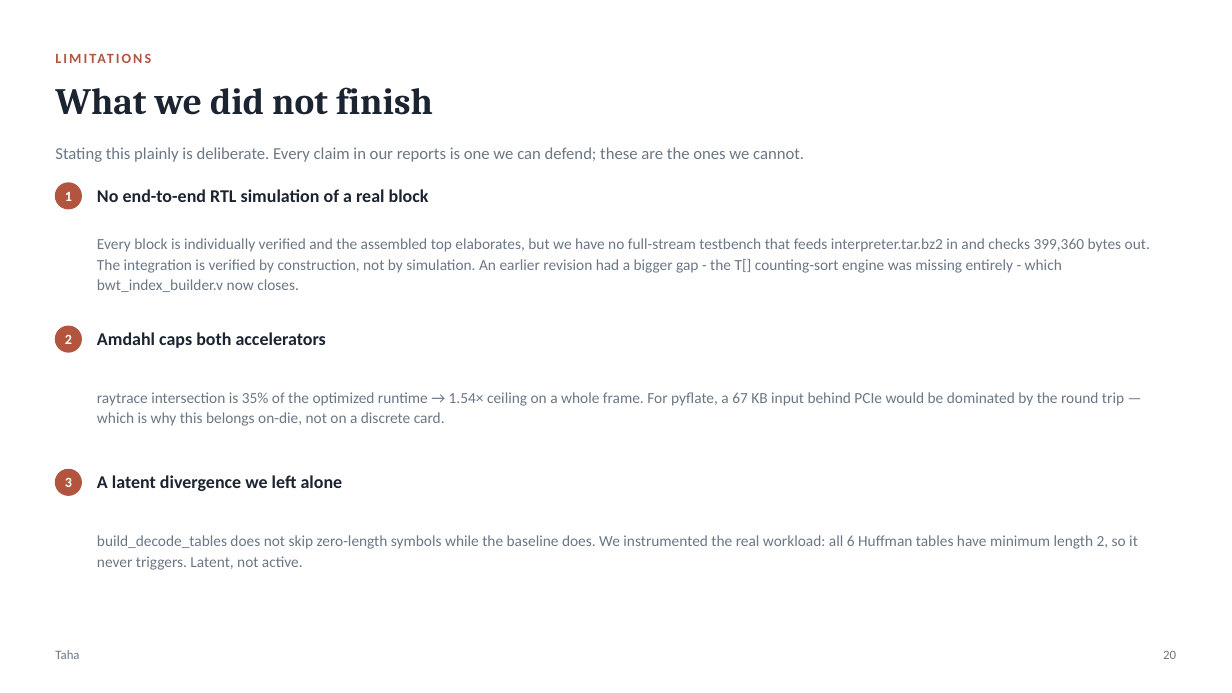
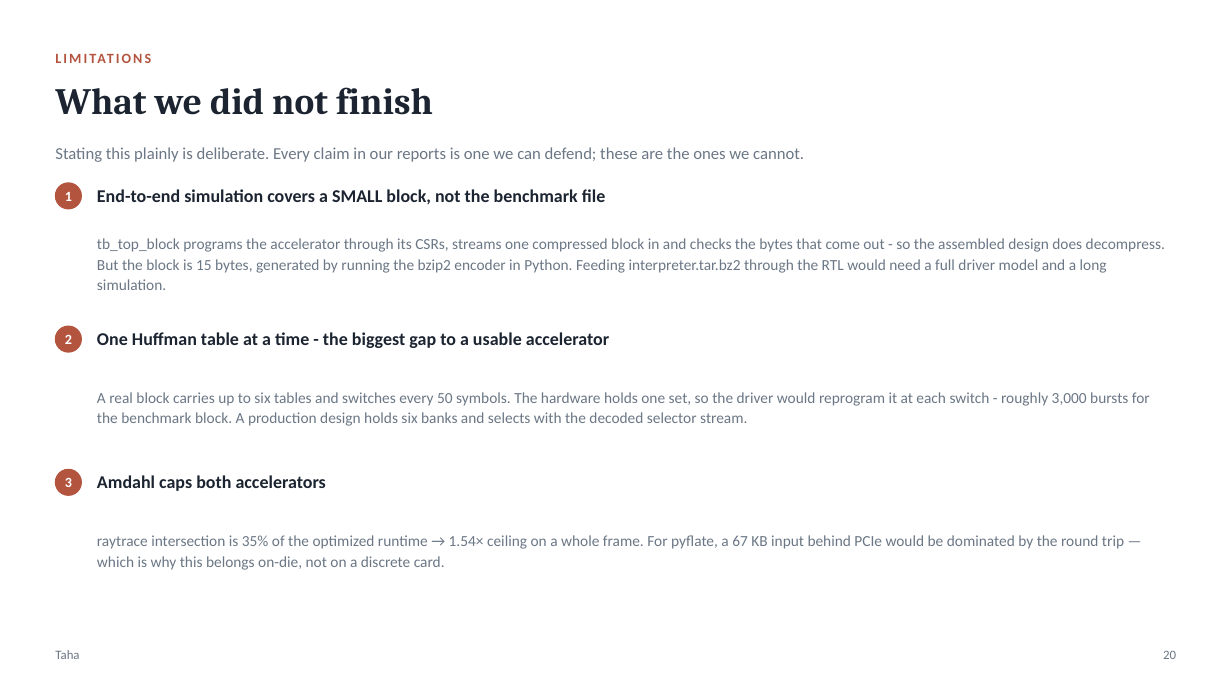
Before and after one commit to taha-tahaa/hwsw-codesign-project, a slide deck: slide 20 of presentation/HWSW_CoDesign_Final_Taha_Lana.pptx. Drawn at 1232x693 pixels with LibreOffice and Linux fonts; fonts in the diff are those of the drawing. Boxes give left, top, right and bottom in pixels: in the first picture for what was removed or moved away, otherwise in the second. Text is boxed around its words. In the diff, an @@ line names an element or a change of style, - is before the commit and + after.

```diff
--- a/presentation/HWSW_CoDesign_Final_Taha_Lana.pptx
+++ b/presentation/HWSW_CoDesign_Final_Taha_Lana.pptx
@@ text at bbox=[97, 189, 605, 204]: text changed @@
-No end-to-end RTL simulation of a real block
+End-to-end simulation covers a SMALL block, not the benchmark file
@@ text at bbox=[97, 238, 1165, 290]: text changed @@
-Every block is individually verified and the assembled top elaborates, but we have no full-stream testbench that feeds interpreter.tar.bz2 in and checks 399,360 bytes out. The integration is verified by construction, not by simulation. An earlier revision had a bigger gap - the T[] counting-sort engine was missing entirely - which bwt_index_builder.v now closes.
+tb_top_block programs the accelerator through its CSRs, streams one compressed block in and checks the bytes that come out - so the assembled design does decompress. But the block is 15 bytes, generated by running the bzip2 encoder in Python. Feeding interpreter.tar.bz2 through the RTL would need a full driver model and a long simulation.
@@ text at bbox=[97, 332, 609, 348]: text changed @@
-Amdahl caps both accelerators
+One Huffman table at a time - the biggest gap to a usable accelerator
@@ text at bbox=[97, 392, 1150, 426]: text changed @@
-raytrace intersection is 35% of the optimized runtime → 1.54× ceiling on a whole frame. For pyflate, a 67 KB input behind PCIe would be dominated by the round trip — which is why this belongs on-die, not on a discrete card.
+A real block carries up to six tables and switches every 50 symbols. The hardware holds one set, so the driver would reprogram it at each switch - roughly 3,000 bursts for the benchmark block. A production design holds six banks and selects with the decoded selector stream.
@@ text at bbox=[97, 475, 326, 491]: text changed @@
-A latent divergence we left alone
+Amdahl caps both accelerators
@@ text at bbox=[97, 535, 1124, 570]: text changed @@
-build_decode_tables does not skip zero-length symbols while the baseline does. We instrumented the real workload: all 6 Huffman tables have minimum length 2, so it never triggers. Latent, not active.
+raytrace intersection is 35% of the optimized runtime → 1.54× ceiling on a whole frame. For pyflate, a 67 KB input behind PCIe would be dominated by the round trip — which is why this belongs on-die, not on a discrete card.
```
Also in this commit, not shown: 4 other slides changed, 19 other files.
